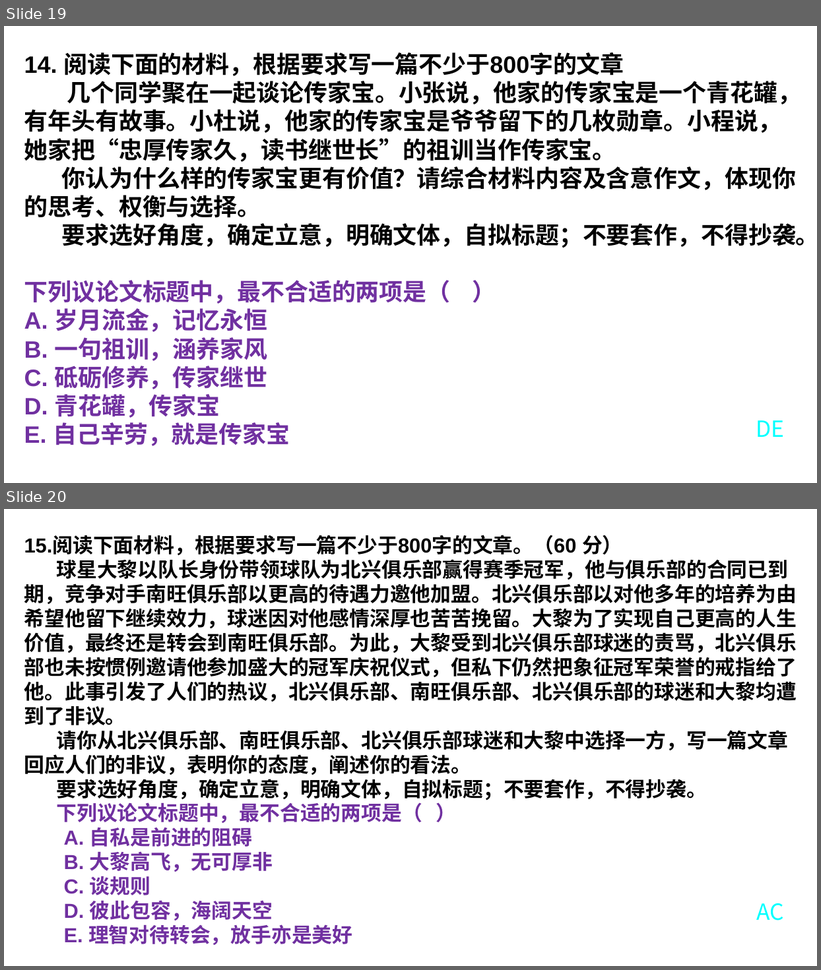
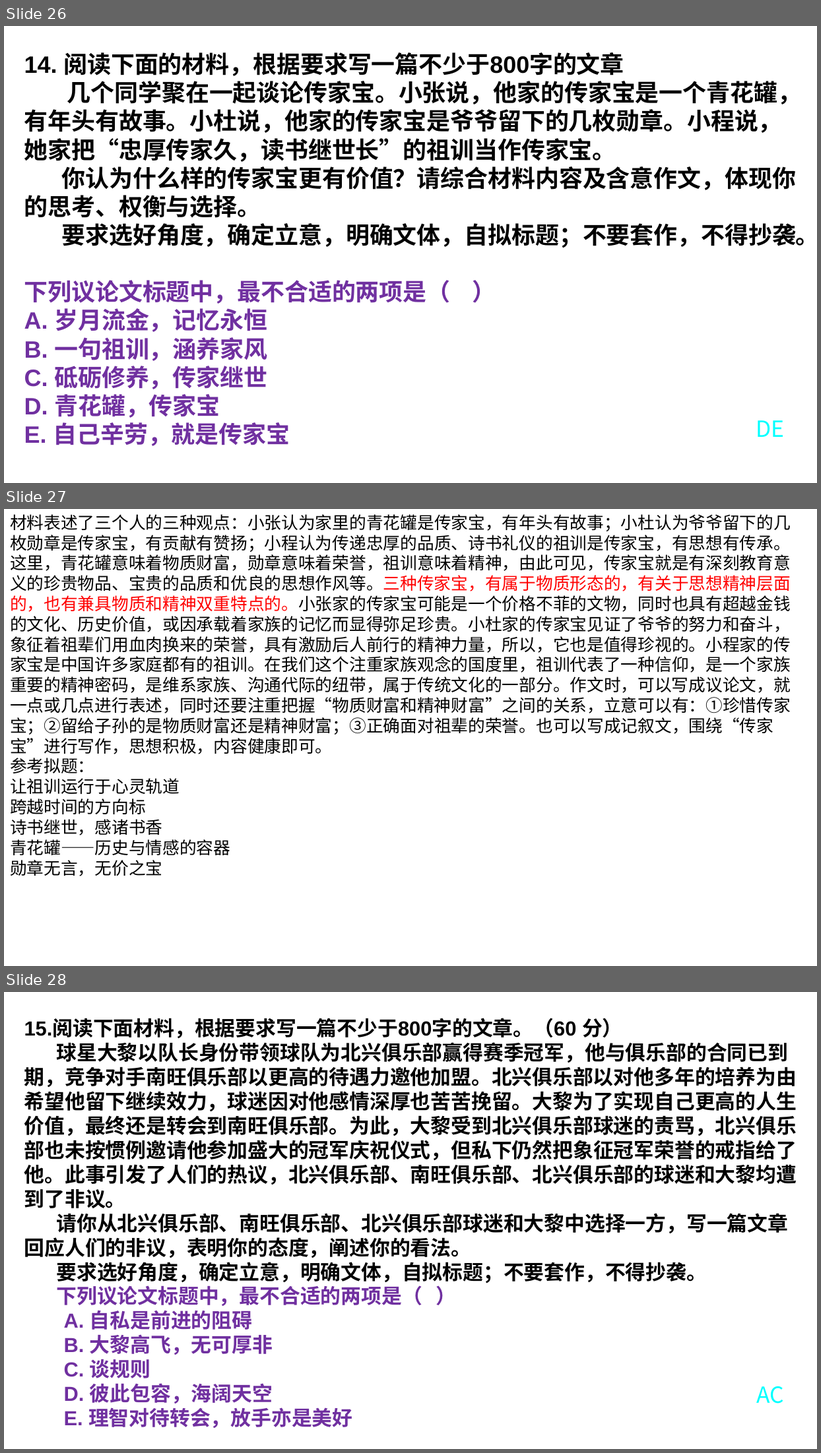
Before and after one commit to saddestboy/yuwen2, a slide deck: 湘语文任务驱动型时评作文拟题立意训练（选择题 ）.pptx. Shown one above the other, each under a label of ours: slides 19 and 20 before the commit, slides 26, 27 and 28 after it. The pictures are 821x970 and 821x1453 pixels, drawn with LibreOffice and Linux fonts; fonts in the diff are those of the drawing; background and template pictures are left out. Boxes give left, top, right and bottom in pixels: in the first picture for what was removed or moved away, otherwise in the second. Text is boxed around its words. In the diff, an @@ line names an element or a change of style, - is before the commit and + after.

```diff
--- a/湘语文任务驱动型时评作文拟题立意训练（选择题 ）.pptx
+++ b/湘语文任务驱动型时评作文拟题立意训练（选择题 ）.pptx
@@ slide 27 added at box(4, 509, 817, 966), background picture (left out) @@
@@ text added at box(10, 514, 791, 877), 20 pt, text #000000 @@
+材料表述了三个人的三种观点：小张认为家里的青花罐是传家宝，有年头有故事；小杜认为爷爷留下的几枚勋章是传家宝，有贡献有赞扬；小程认为传递忠厚的品质、诗书礼仪的祖训是传家宝，有思想有传承。这里，青花罐意味着物质财富，勋章意味着荣誉，祖训意味着精神，由此可见，传家宝就是有深刻教育意义的珍贵物品、宝贵的品质和优良的思想作风等。三种传家宝，有属于物质形态的，有关于思想精神层面的，也有兼具物质和精神双重特点的。小张家的传家宝可能是一个价格不菲的文物，同时也具有超越金钱的文化、历史价值，或因承载着家族的记忆而显得弥足珍贵。小杜家的传家宝见证了爷爷的努力和奋斗，象征着祖辈们用血肉换来的荣誉，具有激励后人前行的精神力量，所以，它也是值得珍视的。小程家的传家宝是中国许多家庭都有的祖训。在我们这个注重家族观念的国度里，祖训代表了一种信仰，是一个家族重要的精神密码，是维系家族、沟通代际的纽带，属于传统文化的一部分。作文时，可以写成议论文，就一点或几点进行表述，同时还要注重把握“物质财富和精神财富”之间的关系，立意可以有：①珍惜传家宝；②留给子孙的是物质财富还是精神财富；③正确面对祖辈的荣誉。也可以写成记叙文，围绕“传家宝”进行写作，思想积极，内容健康即可。
+参考拟题：
+让祖训运行于心灵轨道
+跨越时间的方向标
+诗书继世，感诸书香
+青花罐——历史与情感的容器
+勋章无言，无价之宝
@@ what was slide 19 is now slide 26 @@
@@ what was slide 20 is now slide 28 @@
```
Also in this commit, not shown: 9 other slides added, 1 other file.
